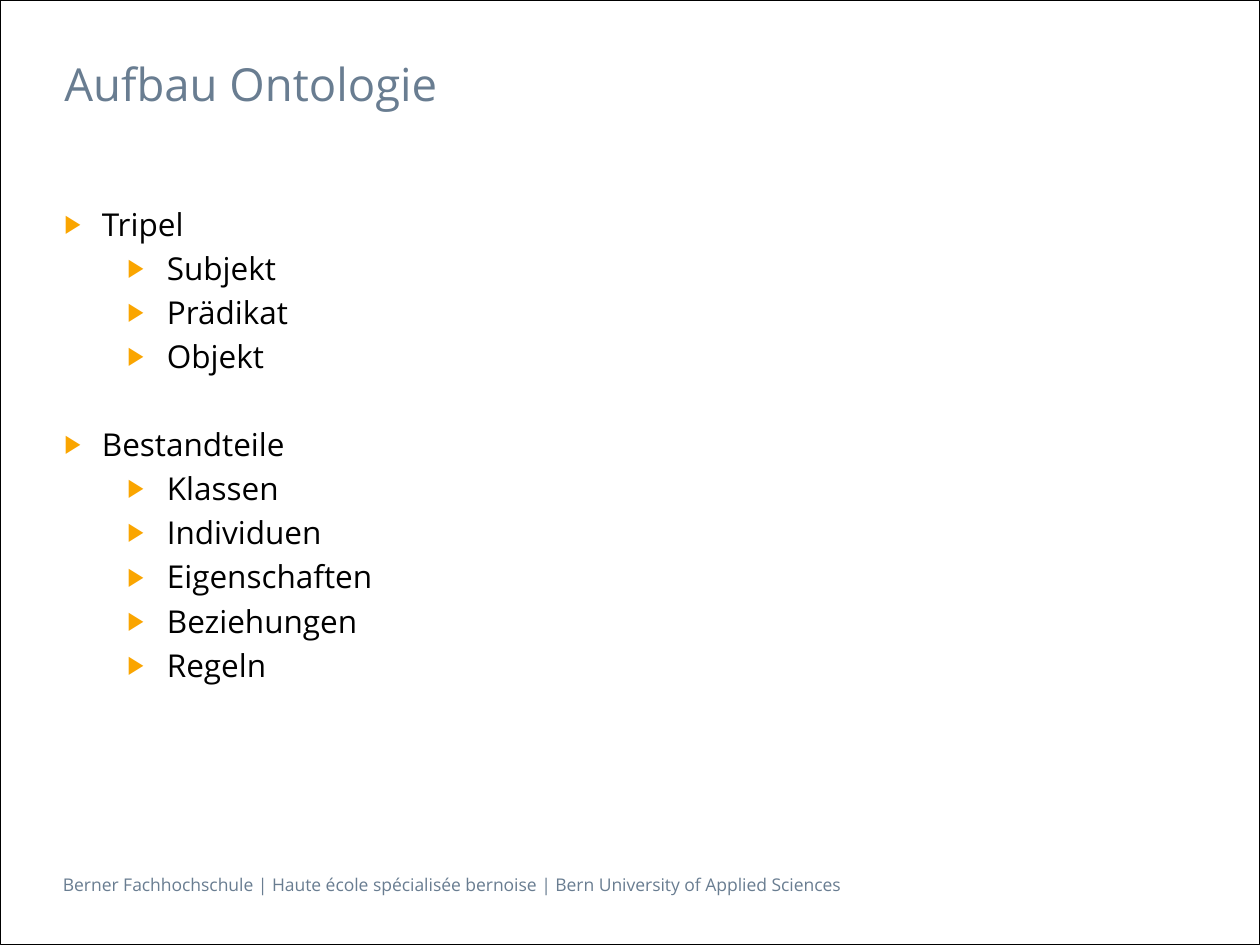
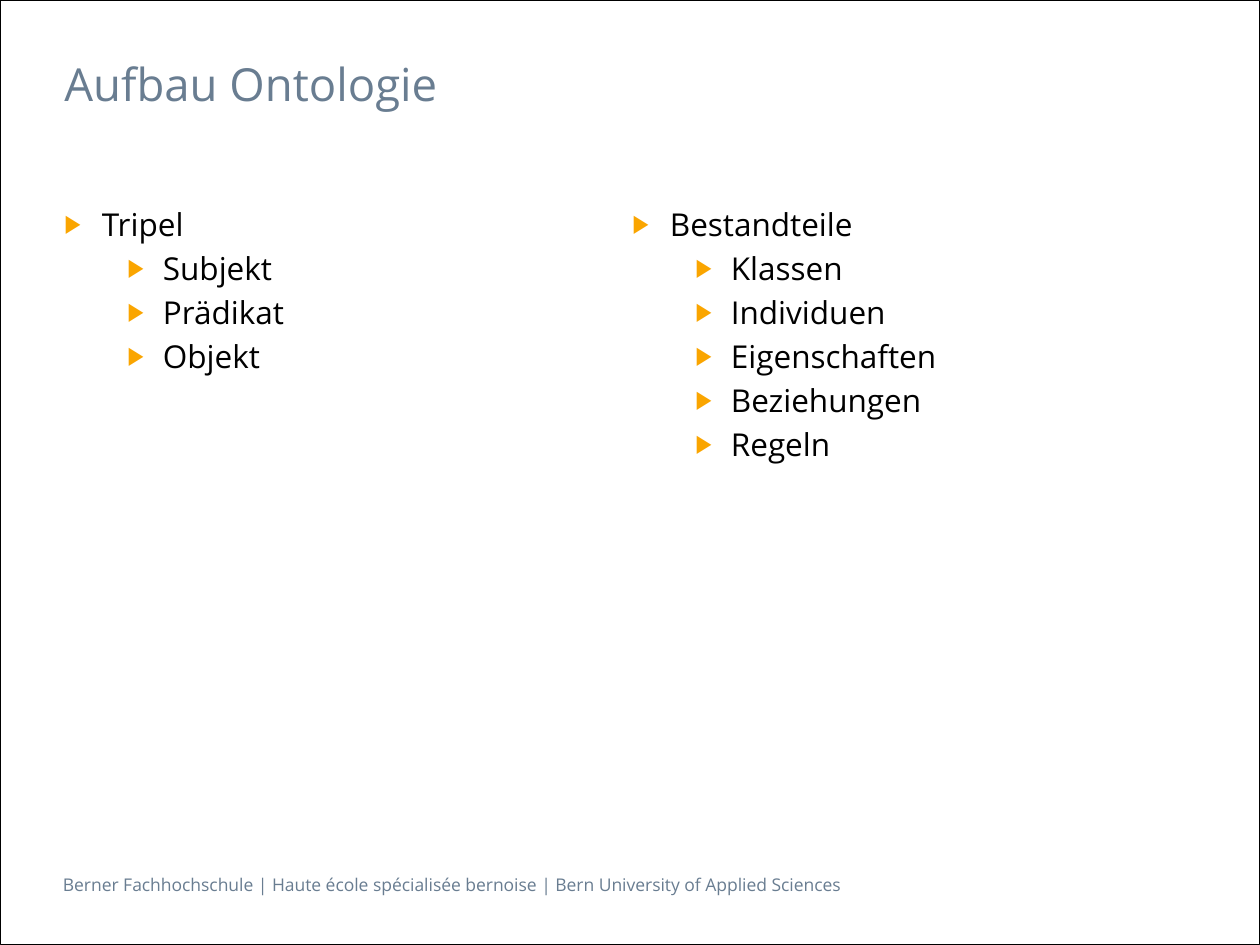
Before and after one commit to gunzm1/ElephantSearch, a slide deck: slide 10 of Doc/Semantische Datenbanken_bfh.pptx. Drawn at 1260x945 pixels with LibreOffice and Linux fonts; fonts in the diff are those of the drawing. Boxes give left, top, right and bottom in pixels: in the first picture for what was removed or moved away, otherwise in the second. Text is boxed around its words. In the diff, an @@ line names an element or a change of style, - is before the commit and + after.

```diff
--- a/Doc/Semantische Datenbanken_bfh.pptx
+++ b/Doc/Semantische Datenbanken_bfh.pptx
@@ text added at box(670, 212, 936, 464), 18 pt, text #000000 @@
+▶ Bestandteile
+  ▶ Klassen
+  ▶ Individuen
+  ▶ Eigenschaften
+  ▶ Beziehungen
+  ▶ Regeln
@@ text at box(163, 256, 284, 376): indent changed @@
@@ text at box(102, 432, 372, 685): paragraphs removed @@
-▶ Bestandteile
-  ▶ Klassen
-  ▶ Individuen
-  ▶ Eigenschaften
-  ▶ Beziehungen
-  ▶ Regeln
```
Also in this commit, not shown: 5 other slides changed, 1 slide added, 1 other file.
